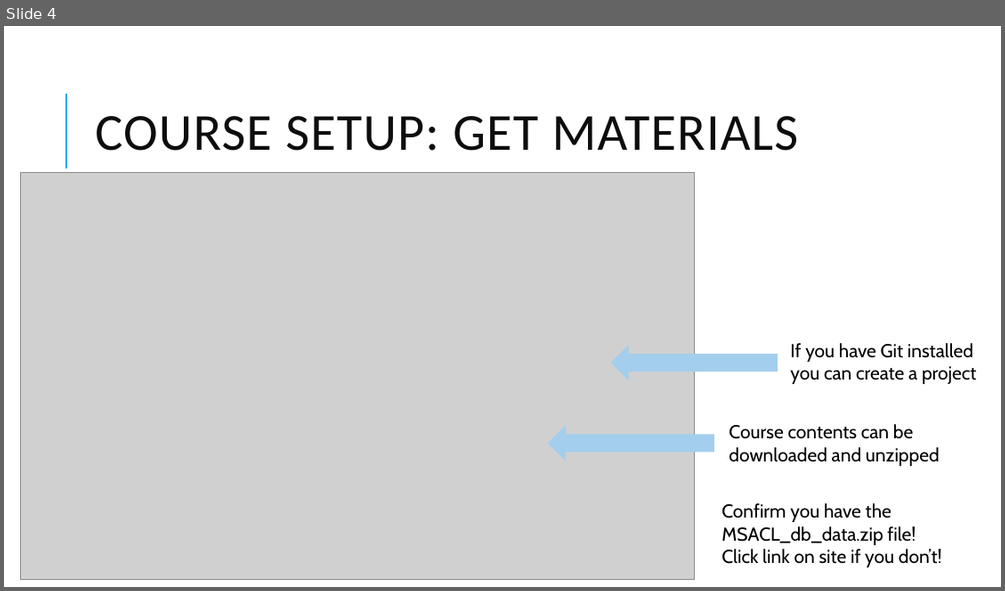
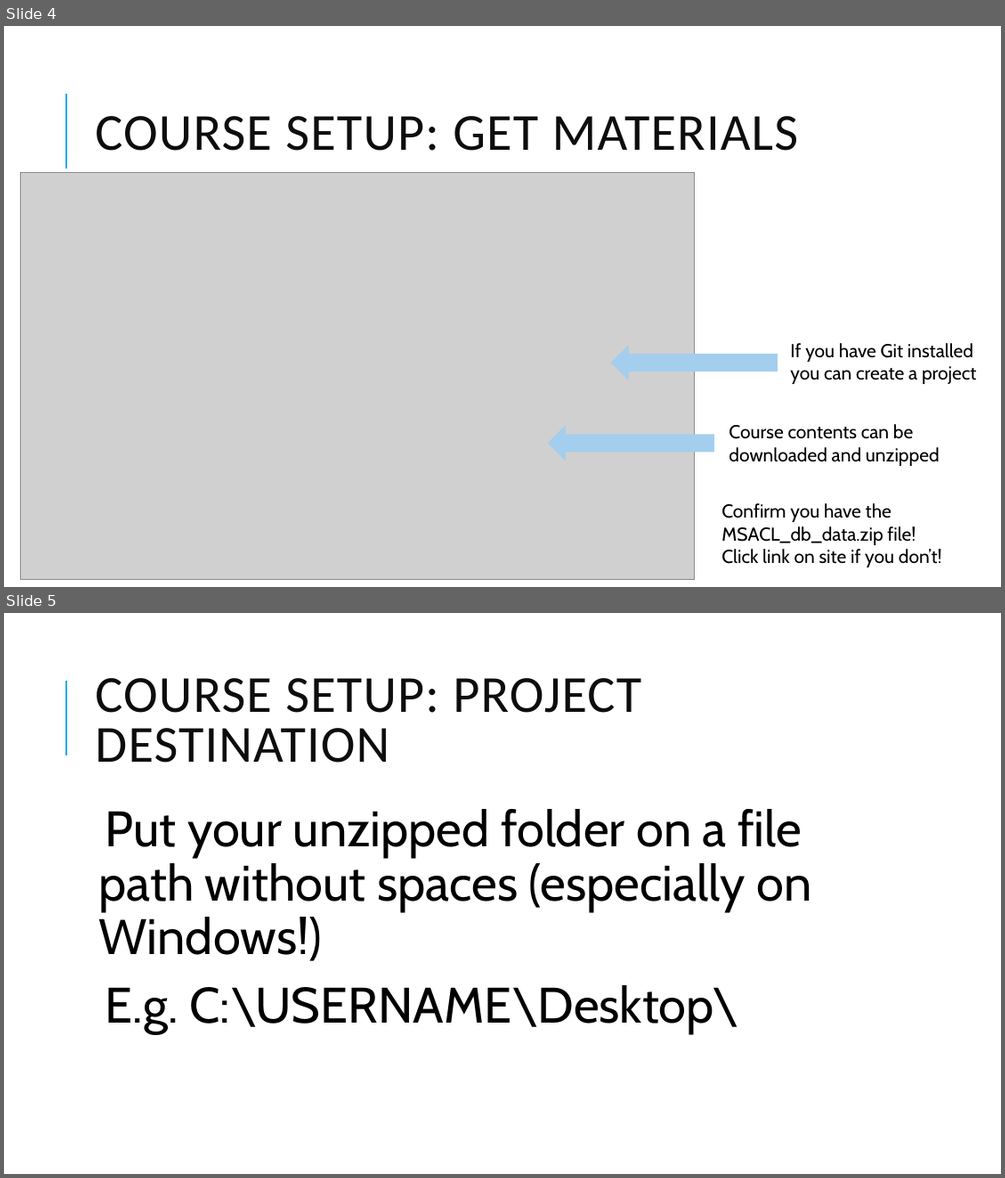
Before and after one commit to pcmathias/databases-dashboards-in-R, a slide deck: slides/00 - Intro.pptx. Shown one above the other, each under a label of ours: slide 4 before the commit, slides 4 and 5 after it. The pictures are 1005x591 and 1005x1178 pixels, drawn with LibreOffice and Linux fonts; fonts in the diff are those of the drawing; grey boxes stand for pictures. Boxes give left, top, right and bottom in pixels: in the first picture for what was removed or moved away, otherwise in the second. Text is boxed around its words. In the diff, an @@ line names an element or a change of style, - is before the commit and + after.

Commit message:
update project location instructions

```diff
--- a/slides/00 - Intro.pptx
+++ b/slides/00 - Intro.pptx
@@ slide 5 added at (x1=4, y1=613, x2=1001, y2=1174), background #FFFFFF; not listed: 1 template element that a slide beside it also shows @@
@@ title added at (x1=95, y1=678, x2=641, y2=763), 50 pt, text #0D0D0D @@
+COURSE SETUP: PROJECT DESTINATION
@@ text added at (x1=99, y1=809, x2=812, y2=1033), 48 pt, text #000000 @@
+  Put your unzipped folder on a file path without spaces (especially on Windows!)
+  E.g. C:\USERNAME\Desktop\
```
